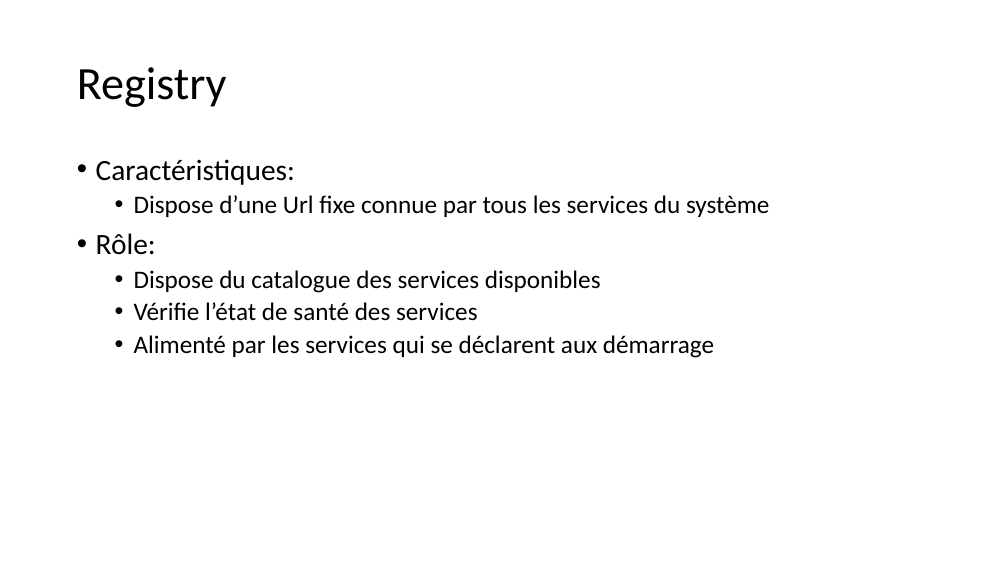
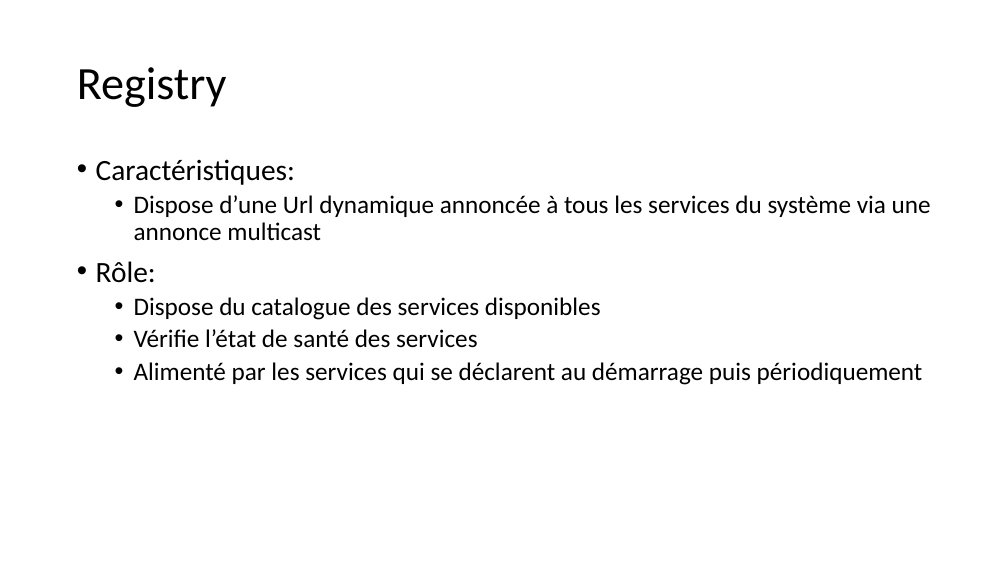
Before and after one commit to apulcino/MSAFO, a slide deck: slide 5 of maquette.pptx. Drawn at 1008x567 pixels with LibreOffice and Linux fonts; fonts in the diff are those of the drawing. Boxes give left, top, right and bottom in pixels: in the first picture for what was removed or moved away, otherwise in the second. Text is boxed around its words. In the diff, an @@ line names an element or a change of style, - is before the commit and + after.

```diff
--- a/maquette.pptx
+++ b/maquette.pptx
@@ text at <box>134,195,931,241</box>: text changed @@
-  • Dispose d’une Url fixe connue par tous les services du système
+  • Dispose d’une Url dynamique annoncée à tous les services du système via une annonce multicast
@@ text at <box>134,362,923,385</box>: text changed @@
-  • Alimenté par les services qui se déclarent aux démarrage
+  • Alimenté par les services qui se déclarent au démarrage puis périodiquement
```
Also in this commit, not shown: 3 other slides changed, 1 other file.
